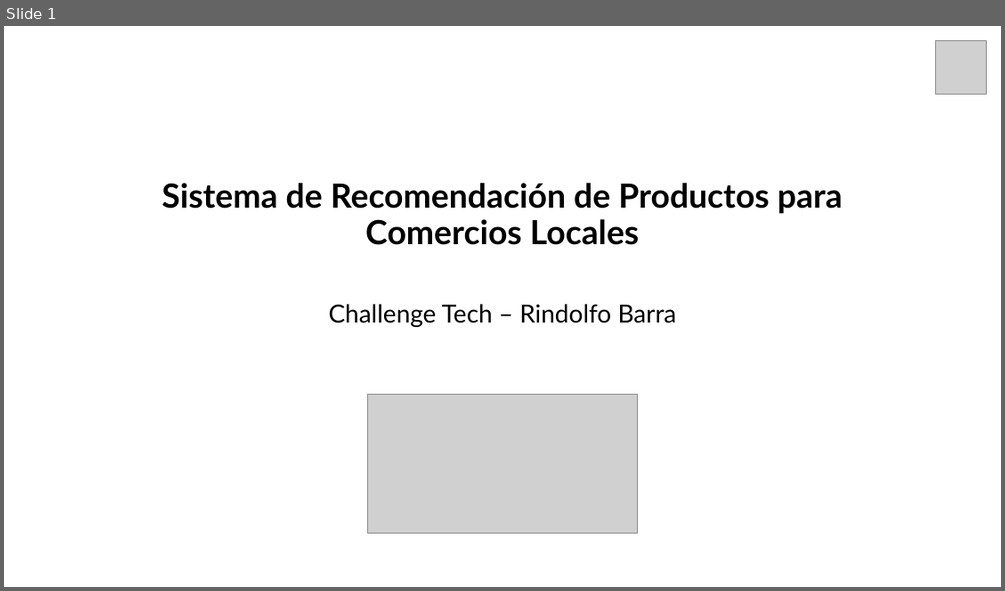
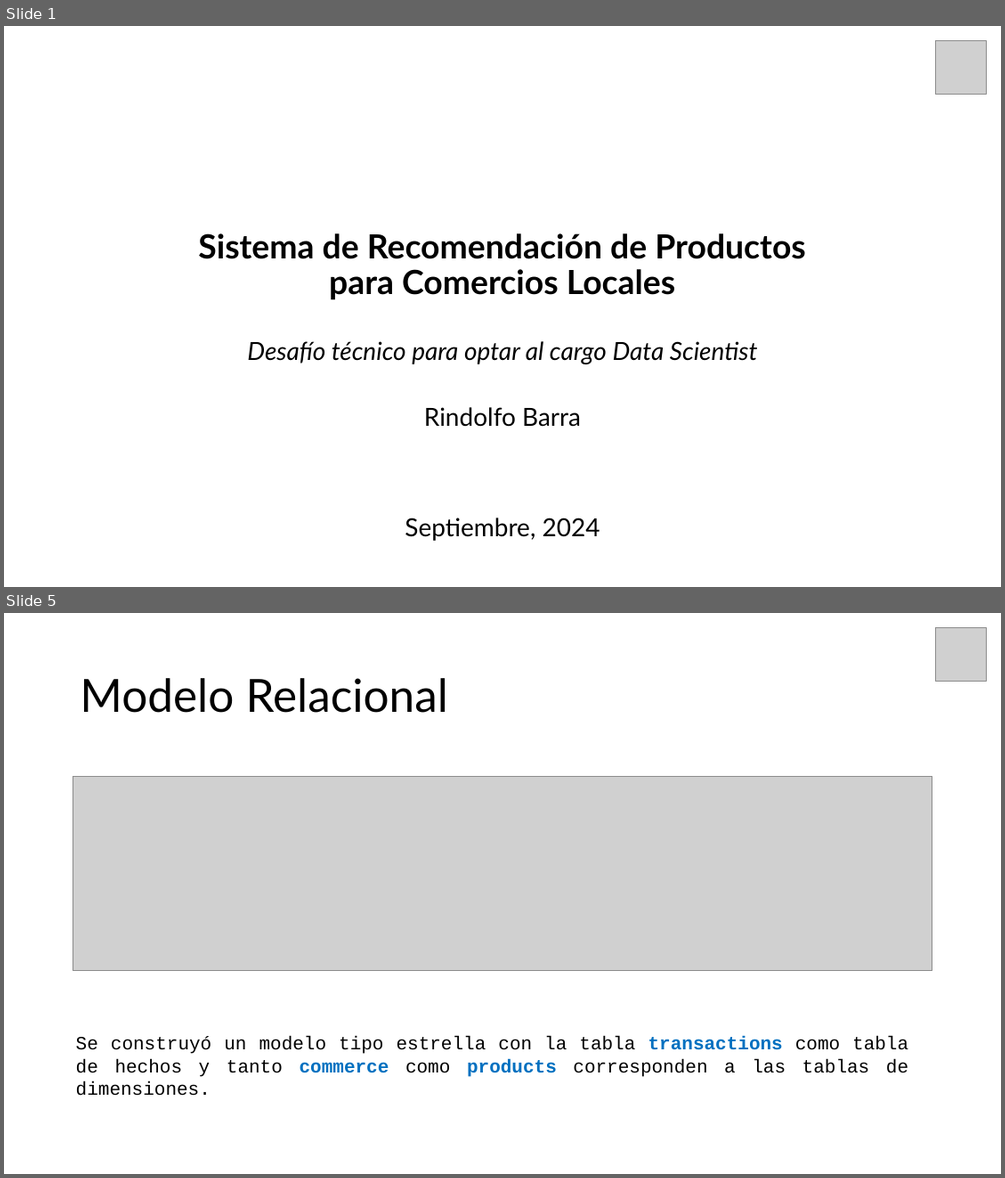
Before and after one commit to rownlet/recom_system, a slide deck: docs/Techallenge.pptx. Shown one above the other, each under a label of ours: slide 1 before the commit, slides 1 and 5 after it; the slides between them are not shown. The pictures are 1005x591 and 1005x1178 pixels, drawn with LibreOffice and Linux fonts; fonts in the diff are those of the drawing; grey boxes stand for pictures. Boxes give left, top, right and bottom in pixels: in the first picture for what was removed or moved away, otherwise in the second. Text is boxed around its words. In the diff, an @@ line names an element or a change of style, - is before the commit and + after.

```diff
--- a/docs/Techallenge.pptx
+++ b/docs/Techallenge.pptx
@@ slide 5 added at box(4, 613, 1001, 1174), background #FFFFFF @@
@@ picture added at box(935, 628, 987, 681) @@
@@ title added at box(80, 678, 448, 713), 44 pt, text #000000 @@
+Modelo Relacional
@@ picture added at box(73, 776, 933, 971) @@
@@ text added at box(76, 1036, 908, 1077), 18 pt, text #000000 @@
+Se construyó un modelo tipo estrella con la tabla transactions como tabla de hechos y tanto commerce como products corresponden a las tablas de dimensiones.
@@ slide 1 changed as well @@
@@ title "Sistema de Recomendación de Productos ..." rewrapped from box(162, 183, 842, 245) to box(198, 233, 806, 300) @@
@@ text added at box(247, 341, 758, 364), 24 pt, text #000000, italic @@
+Desafío técnico para optar al cargo Data Scientist
@@ picture removed at box(368, 394, 638, 533) @@
@@ subtitle at box(424, 407, 581, 426): text changed @@
-Challenge Tech – Rindolfo Barra
+Rindolfo Barra
@@ text added at box(404, 517, 600, 540), 24 pt, text #000000 @@
+Septiembre, 2024
```
Also in this commit, not shown: 10 other slides added, 1 slide removed.
